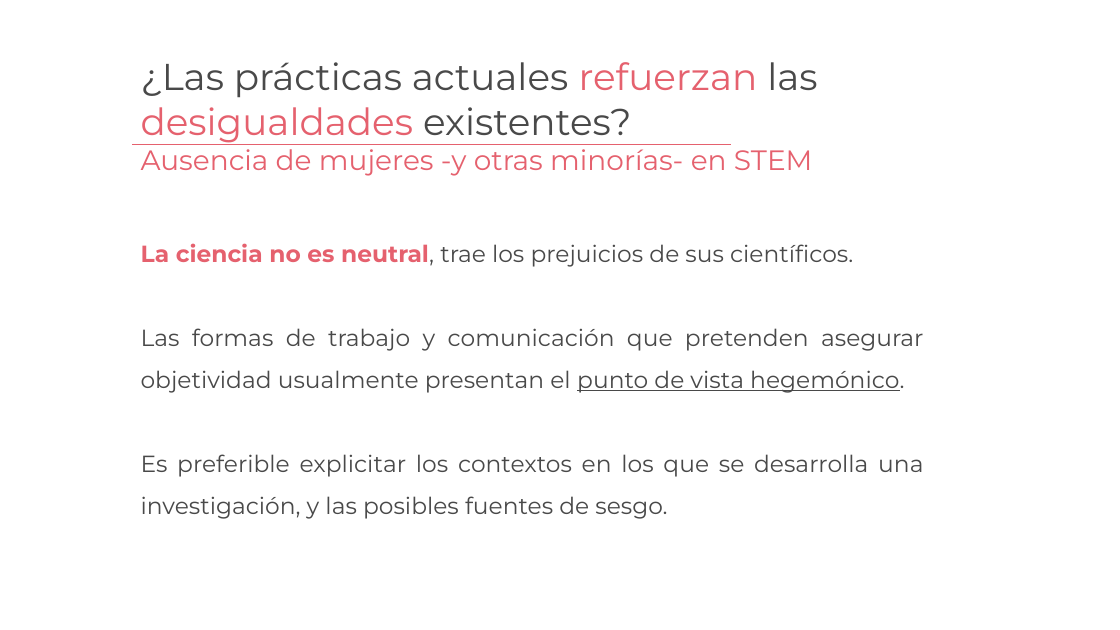
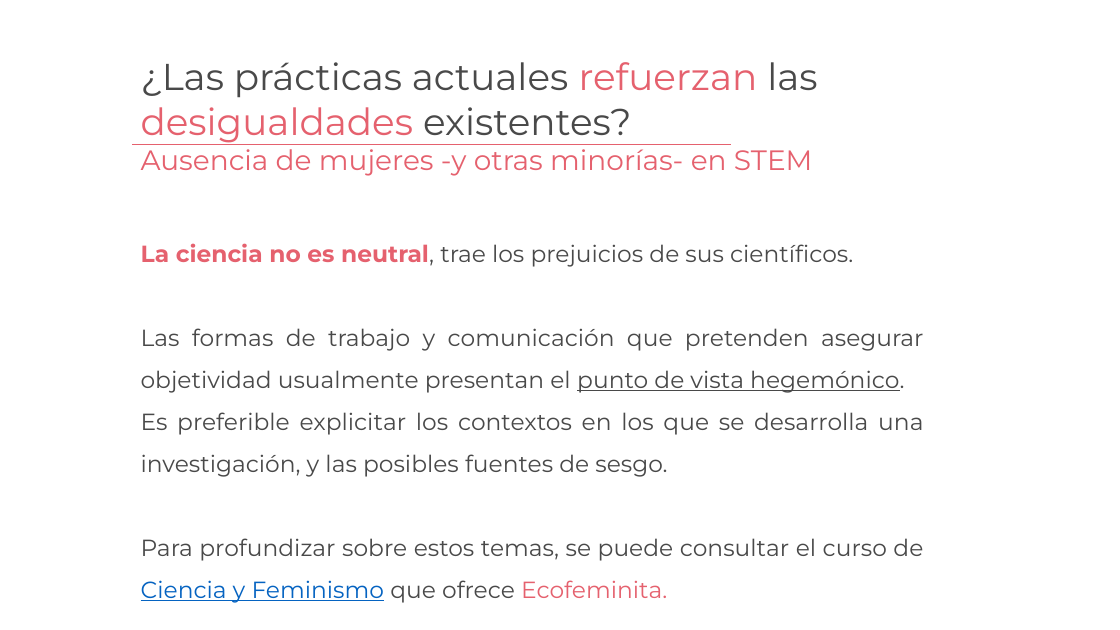
Before and after one commit to caropradier/Curso-Ecofemidata, a slide deck: slide 13 of clase1/Clase1 - Curso Ecofemidata.pptx. Drawn at 1120x630 pixels with LibreOffice and Linux fonts; fonts in the diff are those of the drawing; background and template pictures are left out. Boxes give left, top, right and bottom in pixels: in the first picture for what was removed or moved away, otherwise in the second. Text is boxed around its words. In the diff, an @@ line names an element or a change of style, - is before the commit and + after.

Commit message:
va

```diff
--- a/clase1/Clase1 - Curso Ecofemidata.pptx
+++ b/clase1/Clase1 - Curso Ecofemidata.pptx
@@ text at box(141, 538, 923, 603): paragraph added @@
+Para profundizar sobre estos temas, se puede consultar el curso de Ciencia y Feminismo que ofrece Ecofeminita.
```
